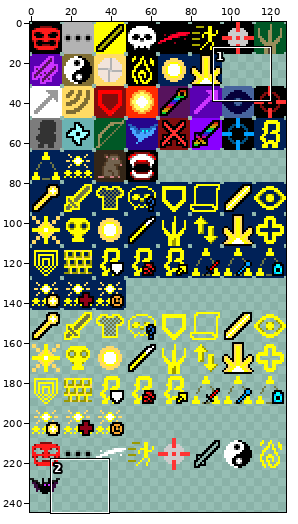
Edited in one commit: sprite sheet (core/src/main/assets/interfaces/hero_icons.png). The picture above shows the old version from afar; the outline marks the close-up.
Close-up. The starting point:
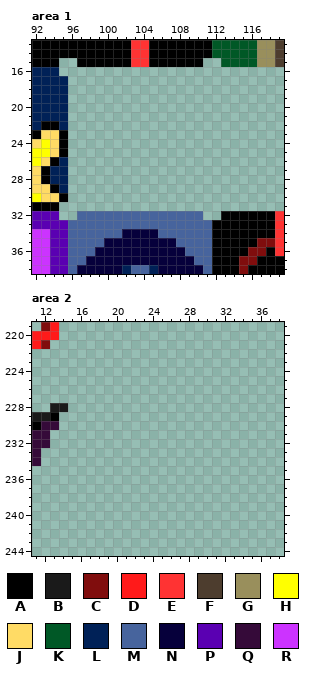
The file is 128x256 pixels. Colours within 5 levels of each other are drawn and written as one. Shown: area 1: x 92..119, y 13..38; area 2: x 11..38, y 219..244. The wide view leaves out empty margins.
Palette (. is transparent): A #000000  B #1a1a1a  C #800d0d  D #ff1a1a  E #ff3333  F #4d3d2e  G #998f5c  H #ffff00  J #ffdb65  K #005826  L #002157  M #47649d  N #06003b  P #5a00b2  Q #350a39  R #cc33ff
Pixels before, area 1, first column x 92:
13 AAAAAAAAAAAEEAAAAAAAKKKKKGGF
14 AAAAAAAAAAAEEAAAAAAAKKKKKGGF
15 AAA..AAAAAAEEAAAAAA..KKKKGGF
16 LLL.........................
17 LLLL........................
18 LLLL........................
19 LLLL........................
20 LLLL........................
21 LLLL........................
22 LAAL........................
23 AJJA........................
24 JHJA........................
25 HHJA........................
26 HJAL........................
27 JALL........................
28 JALL........................
29 JJAL........................
30 HJJA........................
31 AAA.........................
32 PPP..MMMMMMMMMMMMMM..AAAAAAE
33 PPPPMMMMMMMMMMMMMMMMAAAAAAAE
34 RRPPMMMMMMNNNNMMMMMMAAAAAAAE
35 RRPPMMMMNNNNNNNNMMMMAAAAACCE
36 RRPPMMMNNNNNNNNNNMMMAAAACCAE
37 RRPPMMNNNNNNNNNNNNMMAAACCAAA
38 RRPPMNNNNNLMMLNNNNNMAAACAAAA
Pixels before, area 2, first column x 11:
219 .CD.
220 DDD.
221 DC..
222 ....
223 ....
224 ....
225 ....
226 ....
227 ....
228 ..BB
229 BBA.
230 AQQ.
231 QQ..
232 QQ..
233 Q...
234 Q...
And afterwards:
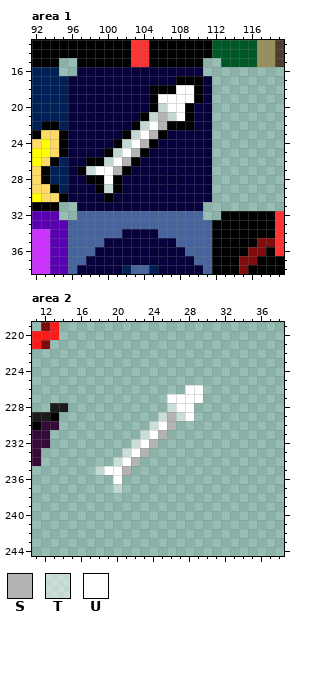
Colours new in this view: S #b3b3b3  T #ffffff7f  U #ffffff
What changed:
{"where": "area 1"}
{"y":16,"x":97,"old":"..............","new":"NNNNNNNNNNNNNN"}
{"y":17,"x":96,"old":"................","new":"NNNNNNNNNNNNAAAN"}
{"y":18,"x":96,"old":"................","new":"NNNNNNNNNAAAUUAN"}
{"y":19,"x":96,"old":"................","new":"NNNNNNNNNAUUUUAN"}
{"y":20,"x":96,"old":"................","new":"NNNNNNNNNATUUANN"}
{"y":21,"x":96,"old":"................","new":"NNNNNNNNATSTUANN"}
{"y":22,"x":96,"old":"................","new":"NNNNNNNATUSAAANN"}
{"y":23,"x":96,"old":"................","new":"NNNNNNATUSANNNNN"}
{"y":24,"x":96,"old":"................","new":"NNNNNATUSANNNNNN"}
{"y":25,"x":96,"old":"................","new":"NNNNATUSANNNNNNN"}
{"y":26,"x":96,"old":"................","new":"NNAATUSANNNNNNNN"}
{"y":27,"x":96,"old":"................","new":"NATUUSANNNNNNNNN"}
{"y":28,"x":96,"old":"................","new":"NNAAUANNNNNNNNNN"}
{"y":29,"x":96,"old":"................","new":"NNNATANNNNNNNNNN"}
{"y":30,"x":96,"old":"................","new":"NNNNANNNNNNNNNNN"}
{"y":31,"x":97,"old":"..............","new":"NNNNNNNNNNNNNN"}
{"where": "area 2"}
{"y":226,"x":28,"old":"..","new":"UU"}
{"y":227,"x":26,"old":"....","new":"UUUU"}
{"y":228,"x":26,"old":"...","new":"TUU"}
{"y":229,"x":25,"old":"....","new":"TSTU"}
{"y":230,"x":24,"old":"...","new":"TUS"}
{"y":231,"x":23,"old":"...","new":"TUS"}
{"y":232,"x":22,"old":"...","new":"TUS"}
{"y":233,"x":21,"old":"...","new":"TUS"}
{"y":234,"x":20,"old":"...","new":"TUS"}
{"y":235,"x":18,"old":"....","new":"TUUS"}
{"y":236,"x":20,"old":".","new":"U"}
{"y":237,"x":20,"old":".","new":"T"}
{"label":"added","picture_box":[68,67,212,211]}
{"label":"added","picture_box":[95,385,203,493]}
